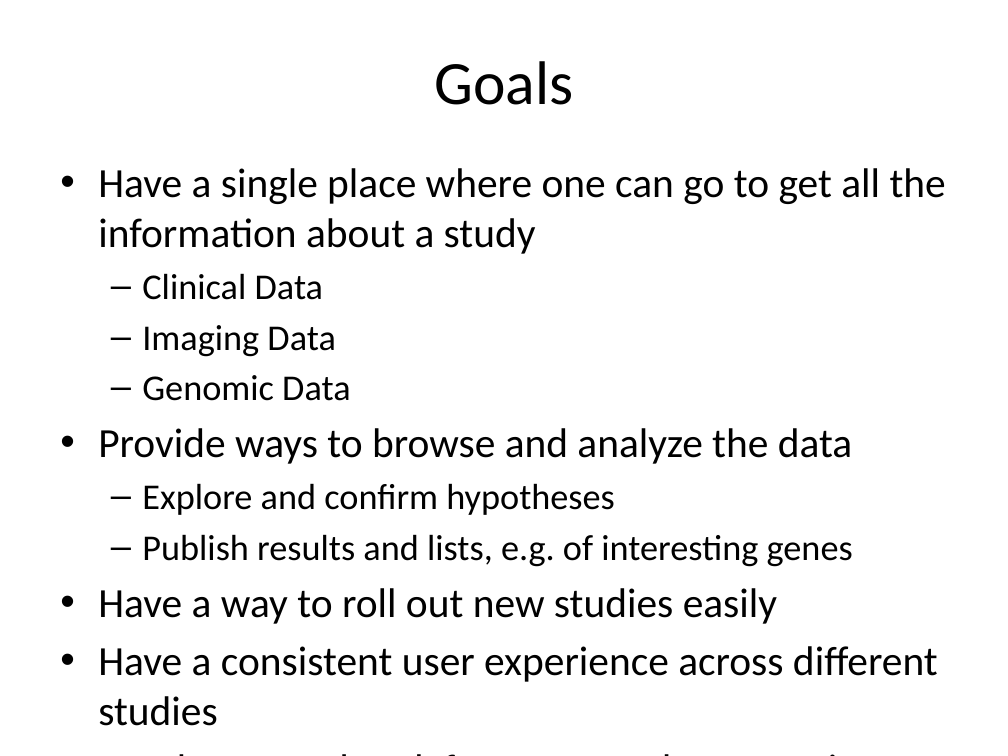
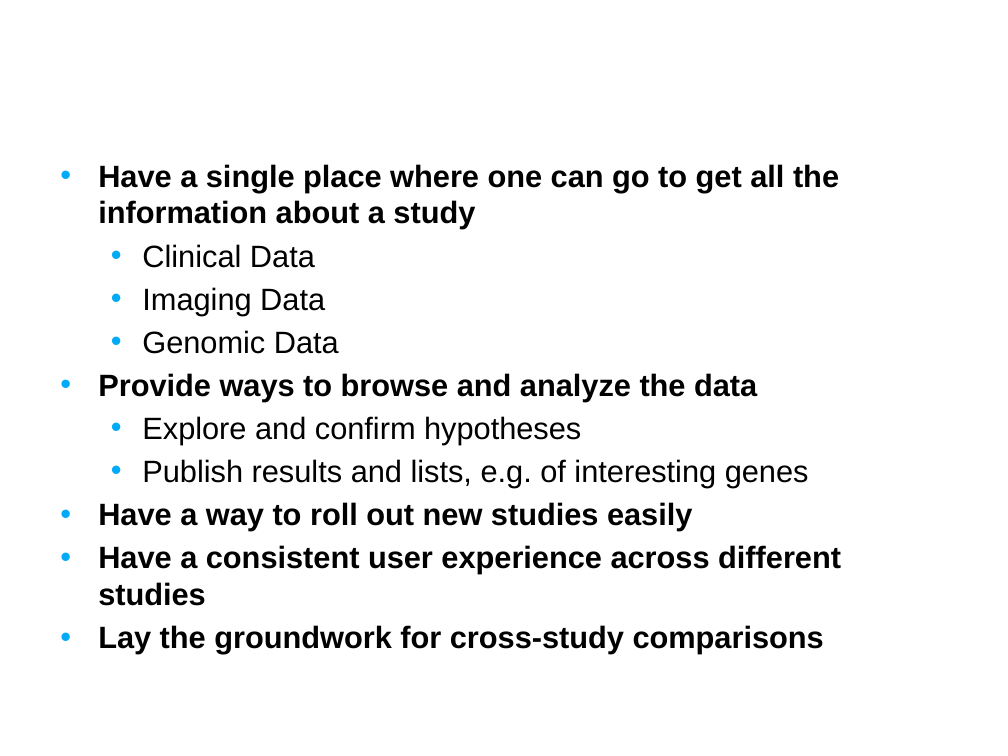
Before and after one commit to NCIP/caintegrator, a slide deck: slide 2 of docs/project_management/external_meetings/ICR Workspace Mtg Sept 2008 Slides.pptx. Drawn at 1008x756 pixels with LibreOffice and Linux fonts; fonts in the diff are those of the drawing; background and template pictures are left out. Boxes give left, top, right and bottom in pixels: in the first picture for what was removed or moved away, otherwise in the second. Text is boxed around its words. In the diff, an @@ line names an element or a change of style, - is before the commit and + after.

```diff
--- a/docs/project_management/external_meetings/ICR Workspace Mtg Sept 2008 Slides.pptx
+++ b/docs/project_management/external_meetings/ICR Workspace Mtg Sept 2008 Slides.pptx
@@ title "Goals": place and size @@
-title "Goals" at bbox=[434, 61, 573, 105]
+title "Goals" at bbox=[50, 0, 958, 118]
@@ title "Goals" at bbox=[50, 0, 958, 118]: size 44 to 28 pt, font Calibri to Arial, text colour #000000 to #FFFFFF, bold on; alignment centre to left @@
@@ text "Have a single place where ..." at bbox=[98, 164, 841, 654]: size 29.6 to 22 pt, bold on in "Have a single place where one can ...", "Provide ways to browse and analyze the ...", "Have a way to roll out new ...", "Have a consistent user experience across different ..." and 1 more places; font Calibri to Arial; size 25.9 to 22 pt in "Clinical Data", "Imaging Data", "Genomic Data", "Explore and confirm hypotheses" and 1 more places; less space between paragraphs; bullet – to • @@
```
Also in this commit, not shown: 9 other slides changed.
